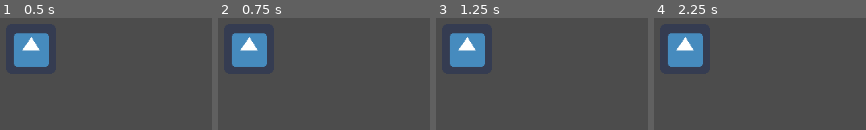
Above: before the commit, frames 1-4 (left to right).
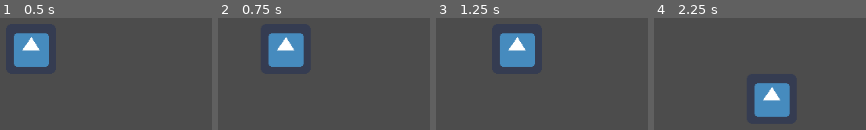
Above: after the commit, the same moments.

Repository: juunishimaster/wild-jam-9
Game: Godot game, scene res://object/Player.tscn
Two runs of this game, one before a commit and one after it. Both use one fixed random seed, a clock stepped at 60 frames per second and the inputs below. The project has no main scene, so this scene is started directly. The engine's default icon, where the game draws it, is replaced by a stand-in: a white triangle on a blue panel in a dark square.
Inputs (mouse positions are in pixels of both pictures, inside the frame that each line leads up to):
- Up to frame 1 (0.5 s): no input
- Up to frame 2 (0.75 s): tap Enter at 0.5 s; move the mouse to (outside the picture) at 0.52 s; hold Right (ui_right) from 0.53 s (still down); click (outside the picture) at 0.67 s
- Up to frame 3 (1.25 s): keep holding Right (ui_right)
- Up to frame 4 (2.25 s): tap Space at 1.25 s; move the mouse to (outside the picture) at 1.27 s; release Right (ui_right) at 1.28 s; hold Down (ui_down) 1.28-2.03 s; tap Enter at 2 s; move the mouse to (outside the picture) at 2.02 s; hold Right (ui_right) from 2.03 s (still down)

Frame 1 is identical in both runs. In frame 2, 10% of the frame differs, in the area x 6-41%, y 13-44%; in frame 3, 9.9%; in frame 4, 10%, in the area x 6-65%, y 13-89%.

Commit message:
+ Add player grid movement (finished, so far)

Diff:
--- a/object/Player.gd
+++ b/object/Player.gd
@@ -1,4 +1,4 @@
-extends Sprite
+extends Area2D
 
 # Declare member variables here. Examples:
 # var a = 2
@@ -47,21 +47,19 @@
 	if position == target_pos:
 		get_movedir()
 		last_pos = position
-		target_pos = move_dir * tile_size
+		target_pos += move_dir * tile_size
 
 	pass
 
 # Get direction the player wants to move
 func get_movedir():
-	var LEFT = Input.is_action_pressed("ui_left")
-	var RIGHT = Input.is_action_pressed("ui_right")
-	var UP = Input.is_action_pressed("ui_up")
-	var DOWN = Input.is_action_pressed("ui_down")
+	var LEFT = Input.is_action_just_pressed("ui_left")
+	var RIGHT = Input.is_action_just_pressed("ui_right")
+	var UP = Input.is_action_just_pressed("ui_up")
+	var DOWN = Input.is_action_just_pressed("ui_down")
 
 	move_dir.x = -int(LEFT) + int(RIGHT)
 	move_dir.y = -int(UP) + int(DOWN)
-
-	print(move_dir)
 
 	if move_dir.x != 0 && move_dir.y != 0:
 		move_dir = Vector2.ZERO
--- a/object/Player.tscn
+++ b/object/Player.tscn
@@ -1,12 +1,17 @@
-[gd_scene load_steps=3 format=2]
+[gd_scene load_steps=4 format=2]
 
-[ext_resource path="res://icon.png" type="Texture" id=1]
-[ext_resource path="res://object/Player.gd" type="Script" id=2]
+[ext_resource path="res://object/Player.gd" type="Script" id=1]
+[ext_resource path="res://icon.png" type="Texture" id=2]
 
-[node name="Player" type="Sprite"]
+[sub_resource type="CircleShape2D" id=1]
+radius = 33.777
+
+[node name="Player" type="Area2D"]
 position = Vector2( 64, 64 )
-texture = ExtResource( 1 )
-script = ExtResource( 2 )
-__meta__ = {
-"_edit_group_": true
-}
+script = ExtResource( 1 )
+
+[node name="Sprite" type="Sprite" parent="."]
+texture = ExtResource( 2 )
+
+[node name="CollisionShape2D" type="CollisionShape2D" parent="."]
+shape = SubResource( 1 )
